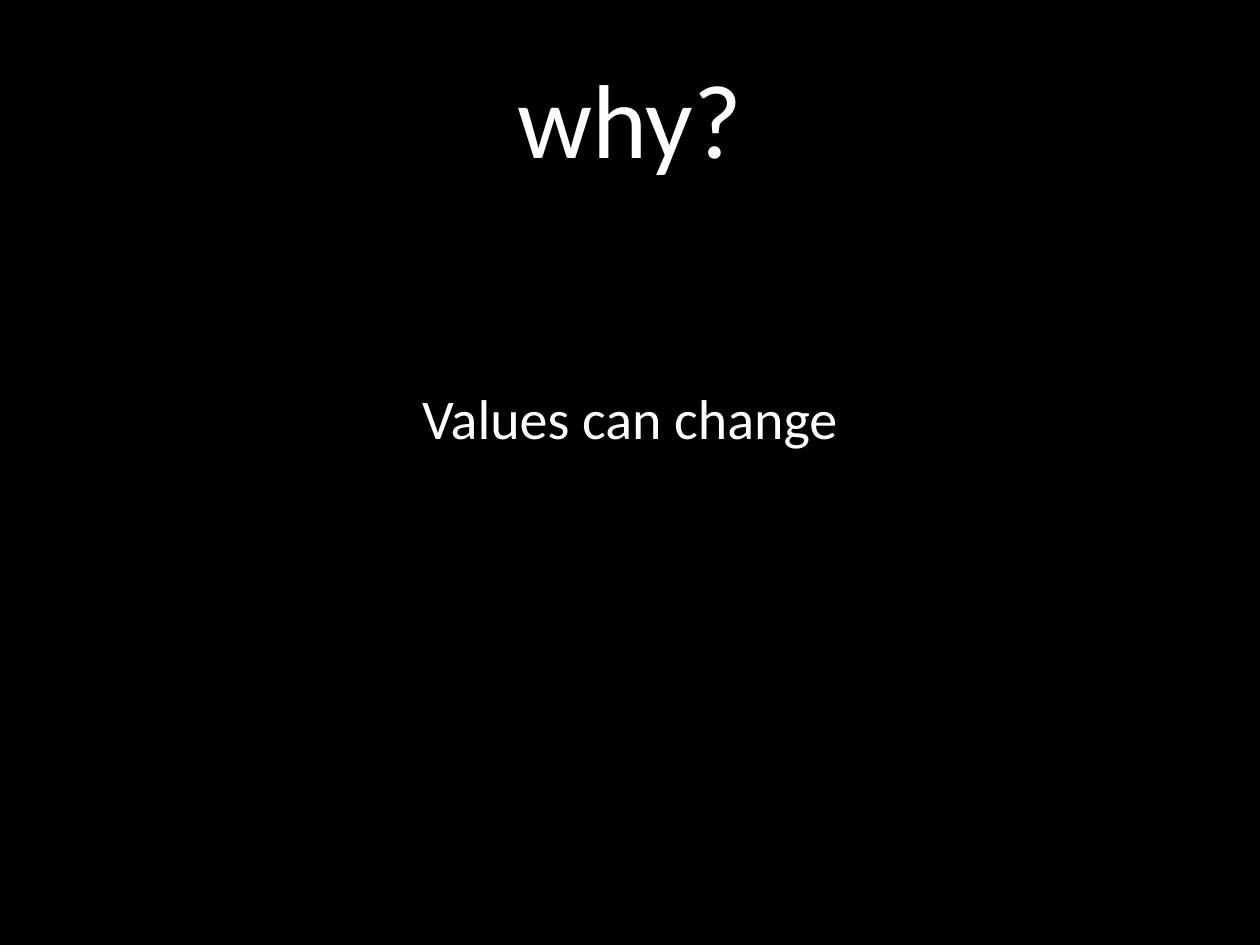
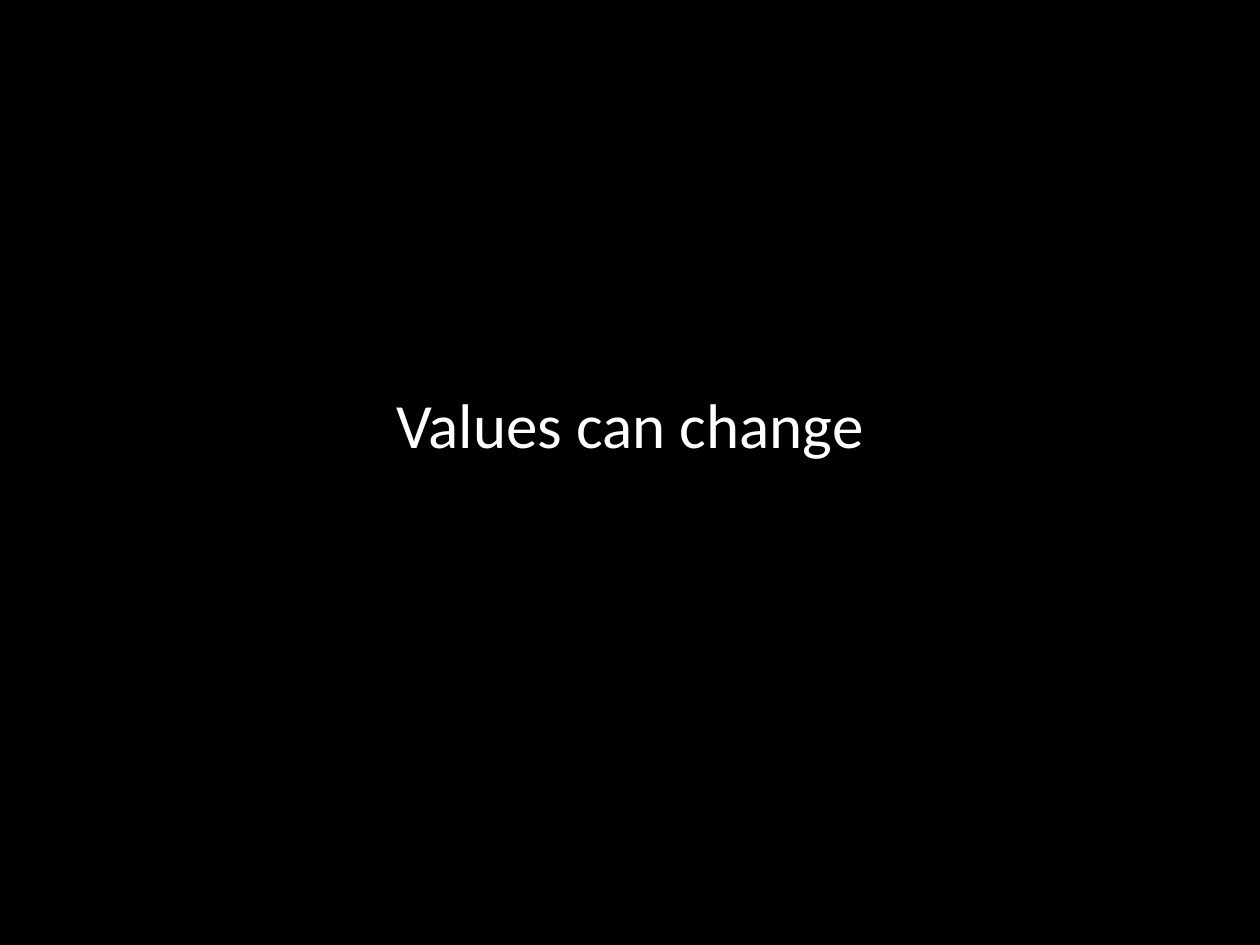
Before and after one commit to jessehartloff/CourseWebsite, a slide deck: slide 2 of static/courses/115Slides/1-Expressions.pptx. Drawn at 1260x945 pixels with LibreOffice and Linux fonts; fonts in the diff are those of the drawing. Boxes give left, top, right and bottom in pixels: in the first picture for what was removed or moved away, otherwise in the second. Text is boxed around its words. In the diff, an @@ line names an element or a change of style, - is before the commit and + after.

```diff
--- a/static/courses/115Slides/1-Expressions.pptx
+++ b/static/courses/115Slides/1-Expressions.pptx
@@ title removed at (518, 85, 742, 175) @@
-why?
@@ text "Values can change" at (396, 404, 863, 459): size 32 to 36 pt @@
```
Also in this commit, not shown: 5 other slides changed, 4 other files.
